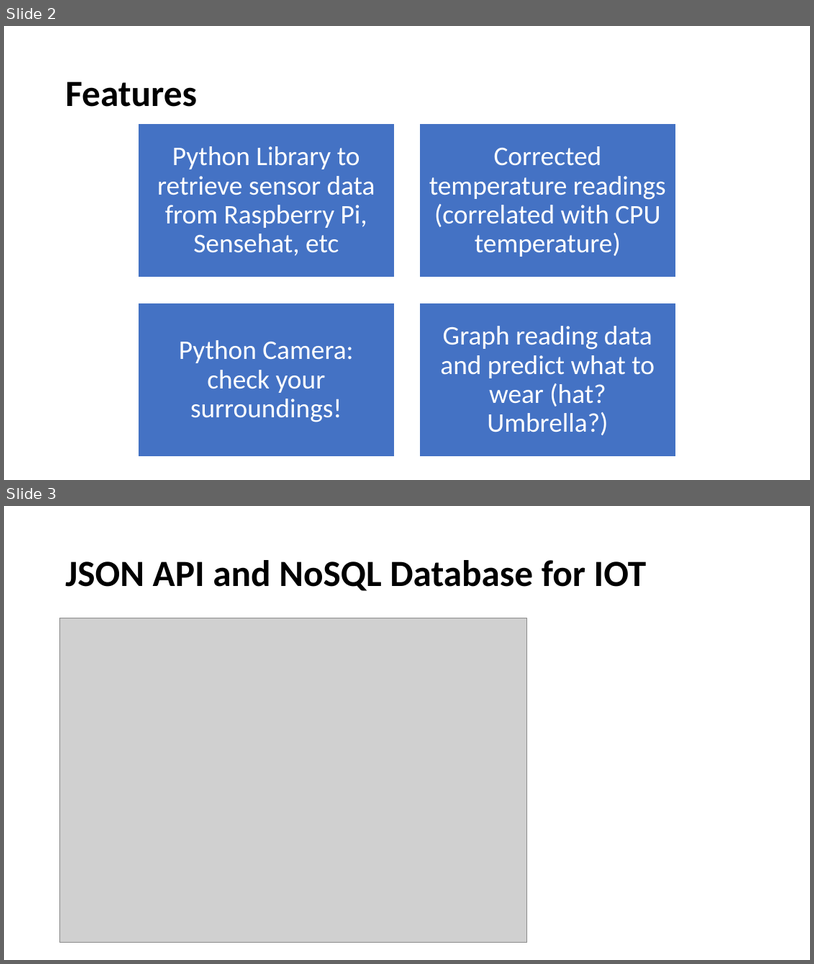
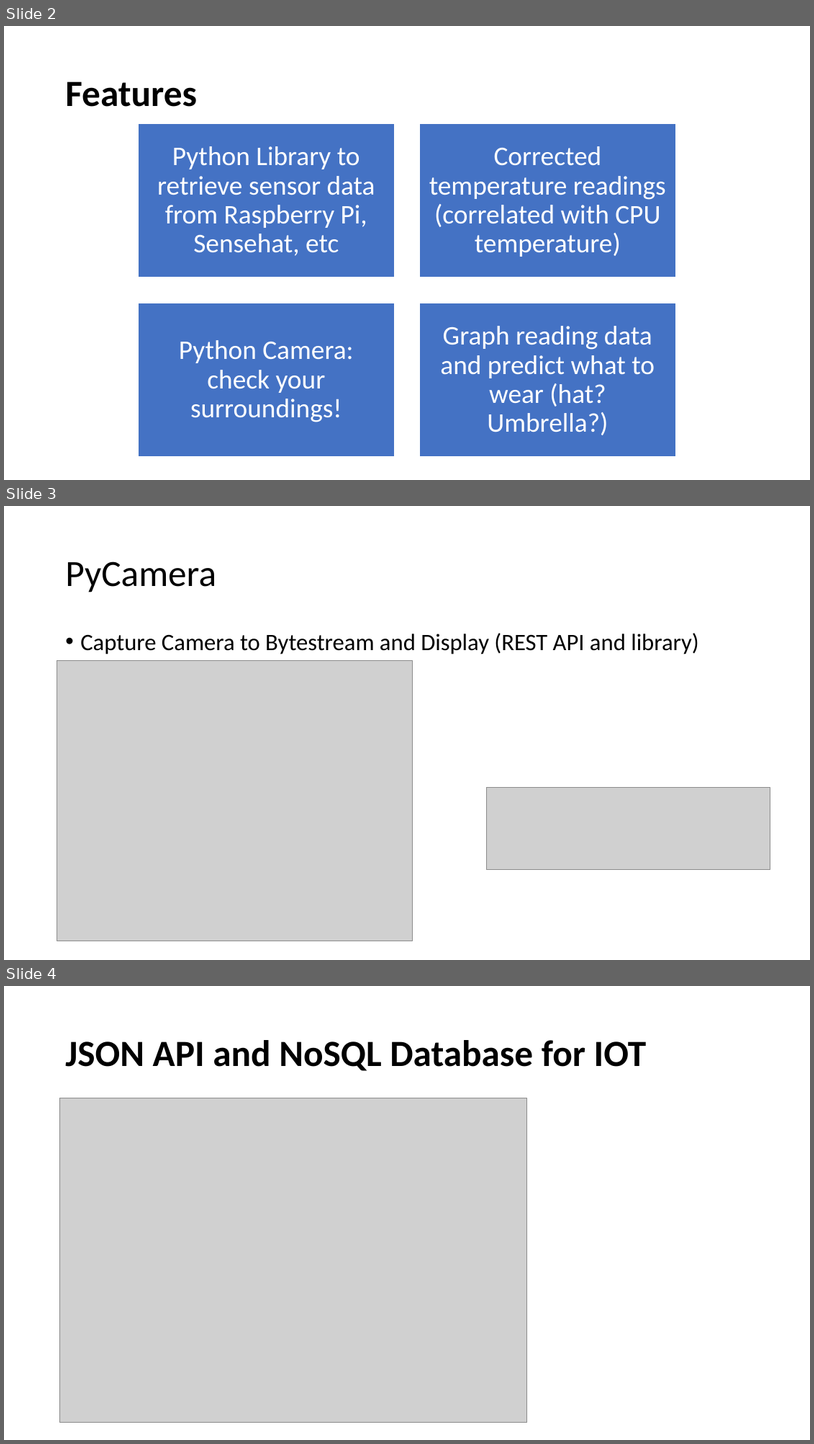
Before and after one commit to crivetimihai/Science-Hack-Day-2018, a slide deck: docs/pihack.pptx. Shown one above the other, each under a label of ours: slides 2 and 3 before the commit, slides 2, 3 and 4 after it. The pictures are 814x964 and 814x1444 pixels, drawn with LibreOffice and Linux fonts; fonts in the diff are those of the drawing; grey boxes stand for pictures. Boxes give left, top, right and bottom in pixels: in the first picture for what was removed or moved away, otherwise in the second. Text is boxed around its words. In the diff, an @@ line names an element or a change of style, - is before the commit and + after.

```diff
--- a/docs/pihack.pptx
+++ b/docs/pihack.pptx
@@ slide 3 added at [4, 506, 810, 960], background #FFFFFF @@
@@ title added at [65, 561, 216, 592], 44 pt, text #000000 @@
+PyCamera
@@ text added at [80, 633, 700, 654], 28 pt, text #000000 @@
+• Capture Camera to Bytestream and Display (REST API and library)
@@ picture added at [57, 661, 413, 940] @@
@@ picture added at [486, 788, 771, 870] @@
@@ what was slide 3 is now slide 4 @@
```
Also in this commit, not shown: 1 slide removed.
